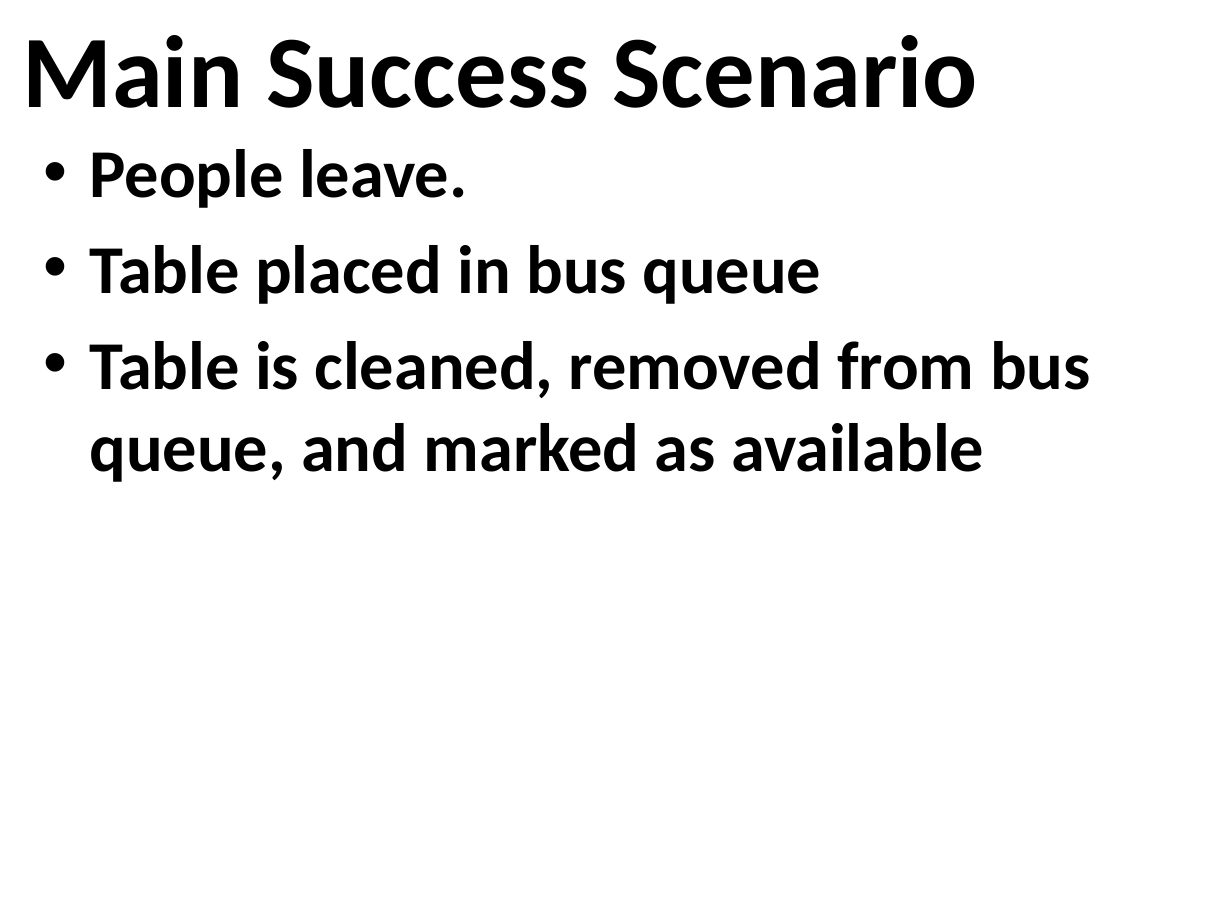
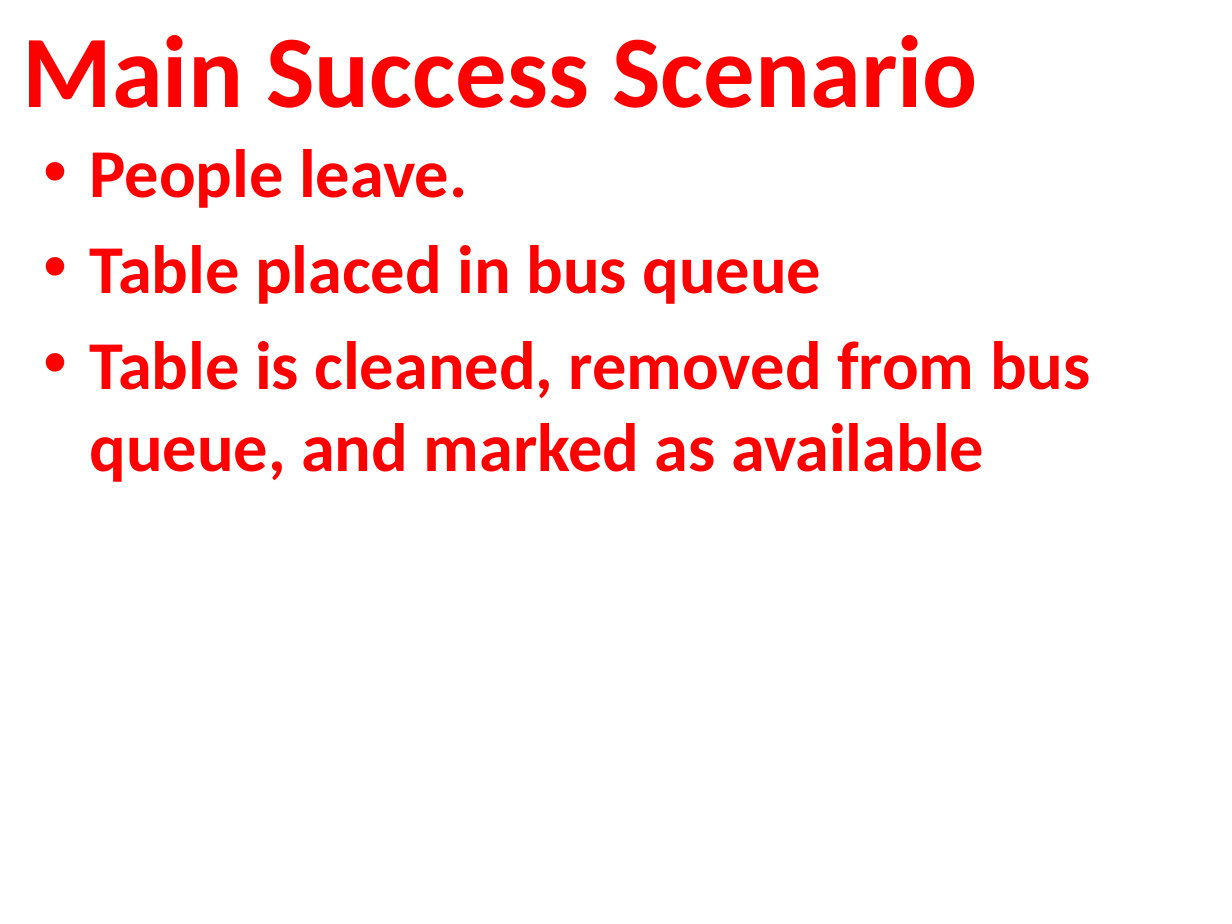
Before and after one commit to osmihi/Capstone, a slide deck: slide 23 of Project Documents/Group3_Presentation1_Capstone.pptx (slide 18 before the commit). Drawn at 1232x924 pixels with LibreOffice and Linux fonts; fonts in the diff are those of the drawing; background and template pictures are left out. Boxes give left, top, right and bottom in pixels: in the first picture for what was removed or moved away, otherwise in the second. Text is boxed around its words. In the diff, an @@ line names an element or a change of style, - is before the commit and + after.

```diff
--- a/Project Documents/Group3_Presentation1_Capstone.pptx
+++ b/Project Documents/Group3_Presentation1_Capstone.pptx
@@ title "Main Success Scenario" at (23, 35, 977, 108): text colour #000000 to #FF0000 @@
@@ text "People leave." at (89, 149, 1091, 482): text colour #000000 to #FF0000 @@
```
Also in this commit, not shown: 8 other slides changed, 5 slides added.
